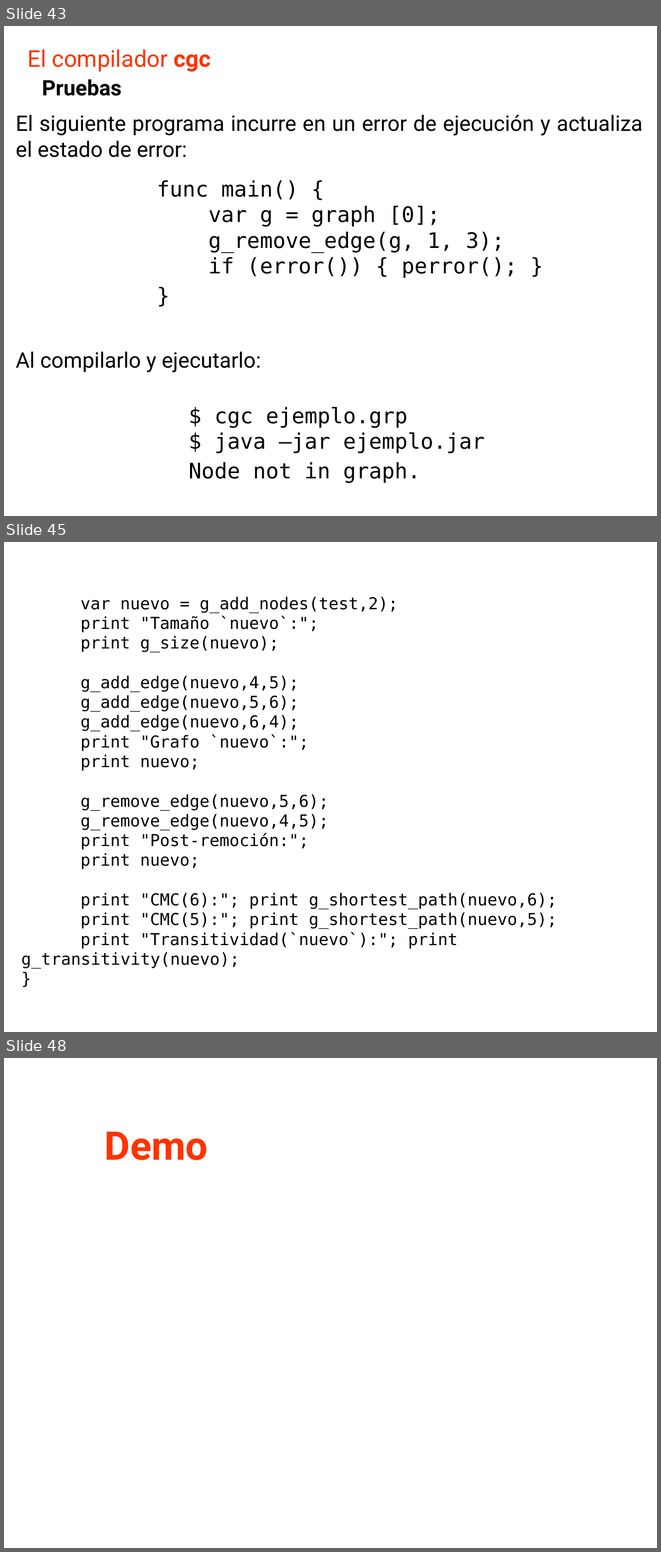
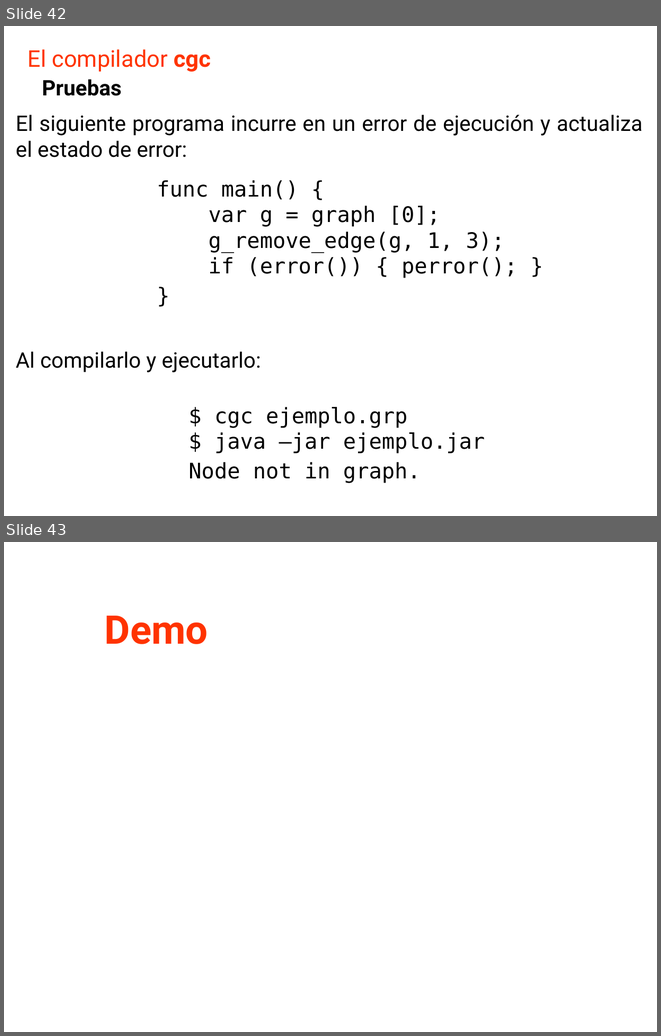
Before and after one commit to GAPM/cg, a slide deck: doc/CG.odp. Shown one above the other, each under a label of ours: slides 43, 45 and 48 before the commit, slides 42 and 43 after it; the slides between them are not shown. The pictures are 661x1552 and 661x1036 pixels, drawn with LibreOffice and Linux fonts; fonts in the diff are those of the drawing. Boxes give left, top, right and bottom in pixels: in the first picture for what was removed or moved away, otherwise in the second. Text is boxed around its words. In the diff, an @@ line names an element or a change of style, - is before the commit and + after.

```diff
--- a/doc/CG.odp
+++ b/doc/CG.odp
@@ slide 45 removed at box(4, 542, 657, 1032), background #FFFFFF @@
@@ text removed at box(21, 597, 557, 969) @@
-var nuevo = g_add_nodes(test,2);
-print "Tamaño `nuevo`:";
-print g_size(nuevo);
-g_add_edge(nuevo,4,5);
-g_add_edge(nuevo,5,6);
-g_add_edge(nuevo,6,4);
-print "Grafo `nuevo`:";
-print nuevo;
-g_remove_edge(nuevo,5,6);
-g_remove_edge(nuevo,4,5);
-print "Post-remoción:";
-print nuevo;
-print "CMC(6):"; print g_shortest_path(nuevo,6);
-print "CMC(5):"; print g_shortest_path(nuevo,5);
-print "Transitividad(`nuevo`):"; print g_transitivity(nuevo);
-}
@@ what was slide 43 is now slide 42 @@
@@ what was slide 48 is now slide 43 @@
```
Also in this commit, not shown: 12 slides changed, 1 slide added, 5 other slides removed.
